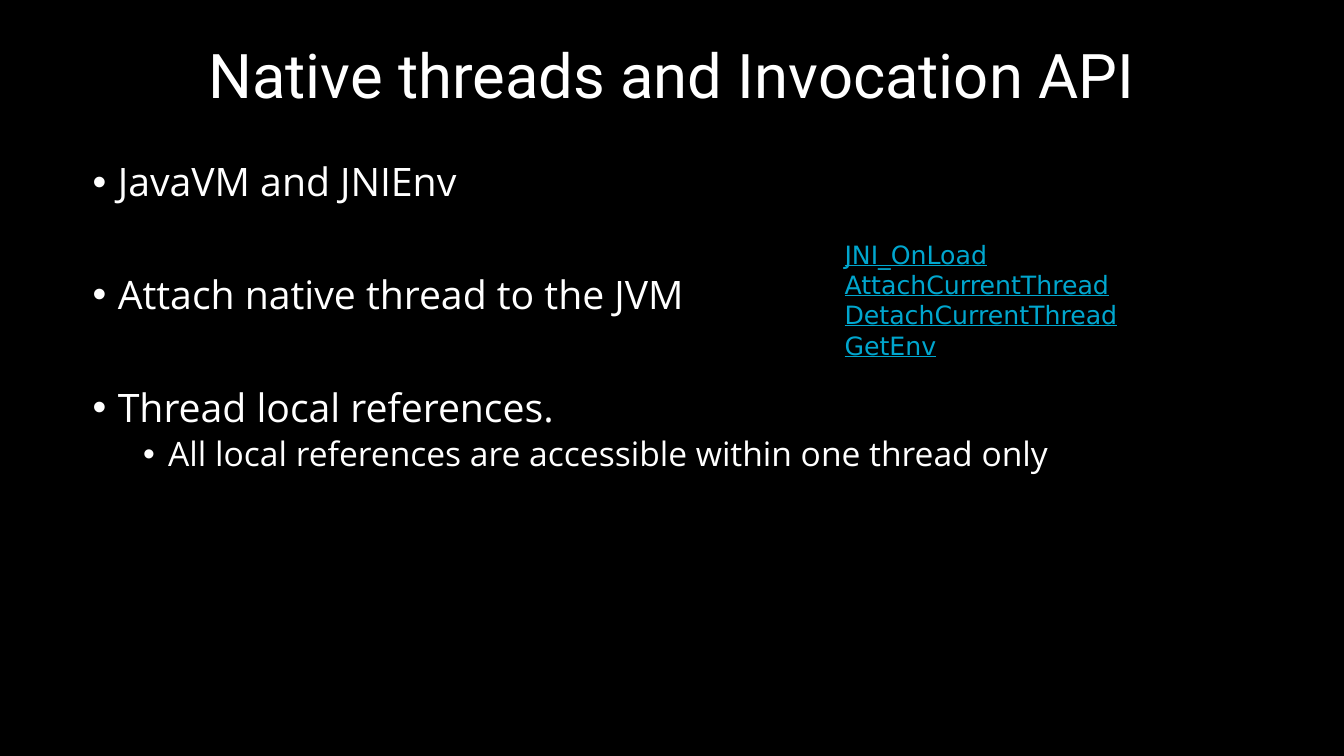
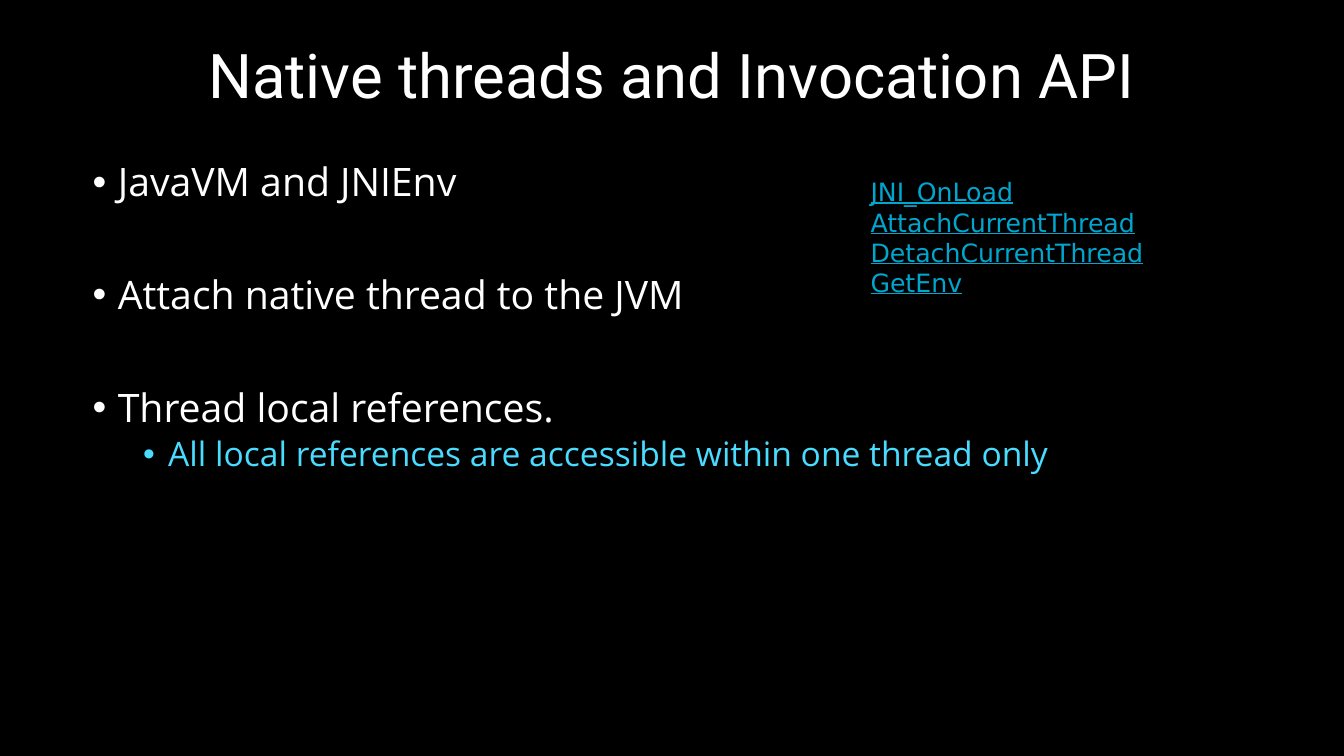
Before and after one commit to 9majka/NDK_presentation, a slide deck: slide 7 of NDK_SoftServeTheme.pptx. Drawn at 1344x756 pixels with LibreOffice and Linux fonts; fonts in the diff are those of the drawing; background and template pictures are left out. Boxes give left, top, right and bottom in pixels: in the first picture for what was removed or moved away, otherwise in the second. Text is boxed around its words. In the diff, an @@ line names an element or a change of style, - is before the commit and + after.

```diff
--- a/NDK_SoftServeTheme.pptx
+++ b/NDK_SoftServeTheme.pptx
@@ text "JNI_OnLoad": place and size @@
-text "JNI_OnLoad" at <box>845,245,1118,357</box>
+text "JNI_OnLoad" at <box>871,182,1144,294</box>
@@ text at <box>168,440,1048,474</box>: text colour #FFFFFF to #49DCFF in "All local references are accessible within one ..." @@
```
Also in this commit, not shown: 5 other slides changed, 1 slide added, 2 slides removed, 11 other files.
